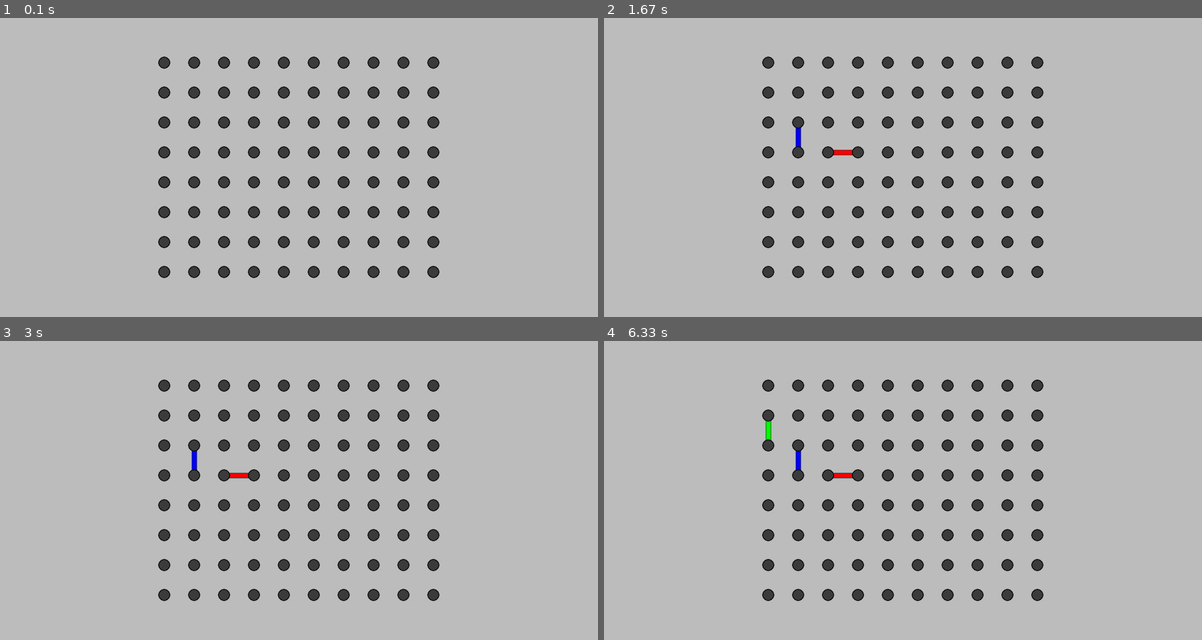
Above: before the commit, frames 1-4 (two rows, left to right).
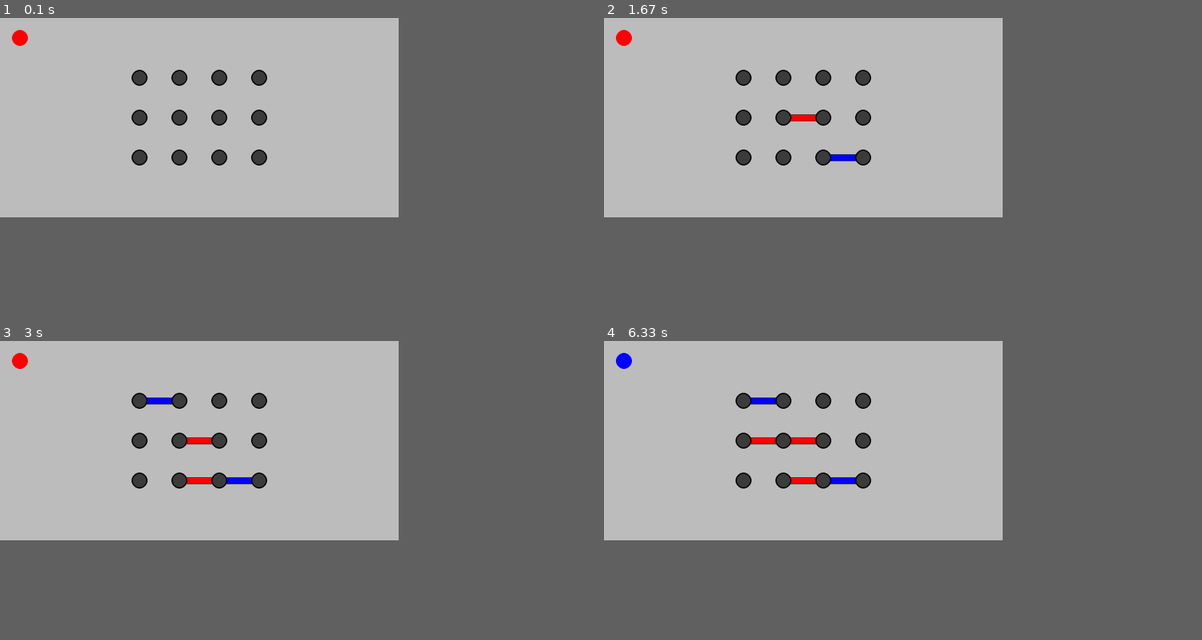
Above: after the commit, the same moments.

Repository: killermelon1458/DotsAndBoxes
Game: pygame game, started from DotsAndBoxes.py
Same seed, same stepped clock (60 frames per second), same inputs: the game is played once before the commit and once after it.
Inputs (mouse positions are in pixels of both pictures, inside the frame that each line leads up to):
- Up to frame 1 (0.1 s): no input
- Up to frame 2 (1.67 s): press the mouse at (807, 131) at 0.37 s; move the mouse to (753, 125) at 0.47 s; release the mouse at (705, 119) at 0.6 s; click (843, 161) at 0.77 s
- Up to frame 3 (3 s): click (197, 463) at 2.12 s; click (143, 400) at 2.57 s
- Up to frame 4 (6.33 s): move the mouse to (765, 433) at 5.9 s; click (765, 433) at 6.13 s
In our replay, the window is 900x450 before the commit and 600x300 after it. These sizes can differ from the game's own. Grey fills any space a smaller window leaves; there, only what the larger window draws over its background counts as a difference.

The runs differ from the first frame. In frame 1, 6.6% of the frame differs, in the area x 2-74%, y 4-88%; in frame 2, 6.9%; in frame 3, 7.1%; in frame 4, 7.2%.

Commit message:
created a progress bar

Diff:
--- a/DotsAndBoxes.py
+++ b/DotsAndBoxes.py
@@ -2,6 +2,33 @@
 from box import *
 from diamond import *
 import random
+
+class player:
+    def __init__(self,name,color):
+        self.name = name
+        self.color = color
+        self.score = 0
+
+    def getColor(self):
+        return self.color
+
+    def getName(self):
+        return self.color
+
+    def getScore(self):
+        return self.score
+
+    def setColor(self,color):
+        self.color = color
+
+    def setName(self,name):
+        self.name = name
+
+    def setScore(self,score):
+        self.score = score
+
+    def addScore(self,score):
+        self.score += score
 
 class lineAndHitBox:
     def __init__(self, box,outline, diamond, orientation):
@@ -208,32 +235,109 @@
     if player == "blue":
         player = "red"
     elif player == "red":
-        player = "green"
-    elif player == 'green':
         player = "blue"
     return player
 
+def nextTurn(LoPlayers, Player):
+    for i in range(len(LoPlayers)):
+        if LoPlayers[i] == Player:
+            if i+1 not in range(len(LoPlayers)):
+                return LoPlayers[0]
+            else:
+                return LoPlayers [i+1]
+
+def getScores(LoSquares):
+    scoreDict = {}
+    for row in range(len(LoSquares)):
+        for col in range(len(LoSquares[row])):
+            if LoSquares[row][col].doesExist():
+                if LoSquares[row][col].getColor() in scoreDict:
+                    scoreDict[LoSquares[row][col].getColor()] += 1
+                else:
+                    scoreDict[LoSquares[row][col].getColor()] = 1
+    return scoreDict
+
+def winCheck(scoreDict, numRows, numCols):
+    if scoreDict == {}:
+        return None
+    numBoxes = numCols*numRows
+    numFilledBoxes = sum(scoreDict.values())
+    playerMostBoxes = max(scoreDict, key=scoreDict.get)
+    if numFilledBoxes == numBoxes:
+        return playerMostBoxes
+    else:
+        return None
+
+def sortScores(scoreDict, numCols, numRows):
+    """
+    :param scoreDict: dict mapping a player (str or RGB tuple) -> int (number of boxes)
+    :param numCols:   total columns on the board
+    :param numRows:   total rows on the board
+    :return:          list of (player, score) tuples, sorted in descending order by score
+    """
+    # total_squares = numCols * numRows  # (Available if you need it.)
+
+    # Convert dict.items() -> list of (player, score)
+    # Then sort by score descending
+    if scoreDict == {}:
+        return None, False
+    tie = False
+    sortedList = sorted(scoreDict.items(), key=lambda item: item[1], reverse=True)
+    if len(sortedList) > 1:
+        if sortedList[0][1] == sortedList[1][1]:
+            tie = True
+
+    return sortedList,tie
+
+def createScoreBoard(sortedPlayer, LoDots, spacing, win, numCols, numRows):
+    if sortedPlayer is None:
+        return
+
+    numBoxes = numCols * numRows
+    lPoint = LoDots[0][0][0]        # leftmost dot's x
+    rPoint = LoDots[0][-1][0]       # rightmost dot's x
+    length = rPoint - lPoint
+    scoreSpacing = length / numBoxes
+
+    LoScoreSquares = []
+    # Place each square horizontally, from left to right
+    for i in range(numBoxes):
+        # increment the x position by i * scoreSpacing
+        xPos = lPoint + (i * scoreSpacing) + scoreSpacing / 2
+        yPos = spacing  # or wherever you want them vertically
+        tempbox = box((xPos, yPos), scoreSpacing +2 , scoreSpacing +2)
+        LoScoreSquares.append(tempbox)
+
+    # Now color and draw the boxes by which player controls them
+    num = 0
+    for (playerColor, boxCount) in sortedPlayer:
+        for _ in range(boxCount):
+            # If num goes beyond the length of LoScoreSquares, you may need a check
+            LoScoreSquares[num].setColor(playerColor)
+            LoScoreSquares[num].draw(win)
+            num += 1
+
 def main():
 
-    width =1500
-    height = 750
-
-    numCols = 9
-    numRows = 7
+    width =1000
+    height = 500
+
+    numCols = 3
+    numRows = 2
     spacing = calcSpacing(width,height,numCols,numRows)
     LoDots = makeDotPoints(width,height,numCols,numRows,spacing)
     [LoXMids,LoYMids,LoCenters] =calcPoints(LoDots,numCols,numRows)
     LoLevelSticks = createLines(LoXMids,spacing,'level')
     LoPlumbSticks = createLines(LoYMids,spacing,'plumb')
     LoSquares = createBoxes(LoCenters,spacing)
-
+    LoPlayers = ['red','blue']
     pygame.init()
     win = pygame.display.set_mode((width,height))
     clock = pygame.time.Clock()
     click = (0,0)
     running = True
-    turn = 'blue'
-    numOfBoxes = 0
+    turn = LoPlayers[0]
+    numFilledBoxes = 0
     draw = True
     while running:
         for event in pygame.event.get():
@@ -250,7 +354,9 @@
 
 
             if draw:
+
                 win.fill('grey')
+
                 """
                 for i in range(len(LoSquares)):
                     for j in range(len(LoSquares[i])):
@@ -264,13 +370,24 @@
                 realClick = realClick or cliclStick(LoPlumbSticks,click,turn)
                 checkBoxEnclosed(LoLevelSticks,LoPlumbSticks,LoSquares,turn)
                 tempNum =drawSquares(LoSquares,win)
-
+                scoreDict = getScores(LoSquares)
+                winner = winCheck(scoreDict, numRows, numCols)
+                [sortedPlayers,tie] =sortScores(scoreDict, numCols, numRows)
+                createScoreBoard(sortedPlayers, LoDots,spacing,win,numCols,numRows)
                 drawSticks(LoLevelSticks,win)
                 drawSticks(LoPlumbSticks,win)
                 drawDots(LoDots,win,spacing)
-                if realClick and tempNum == numOfBoxes:
-                    turn = turnSwitch(turn)
-                numOfBoxes = tempNum
+                if realClick and tempNum == numFilledBoxes:
+                    turn = nextTurn(LoPlayers, turn)
+                if winner == None:
+                    pygame.draw.circle(win, turn, (50,50), int(.2*spacing), 0)
+                elif tie:
+                    pygame.draw.circle(win, 'black', (50,50), int(.3*spacing), 0)
+                else:
+                    #print(winner)
+                    pygame.draw.circle(win, winner, (50,50), int(.3*spacing), 0)
+                numFilledBoxes = tempNum
+
             pygame.display.flip()
             clock.tick(60)
 
